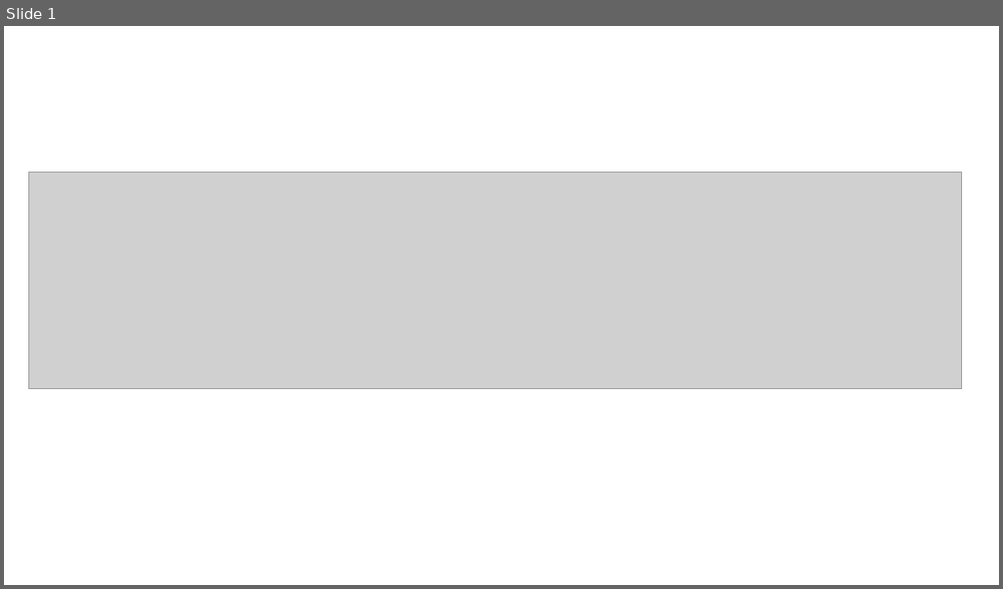
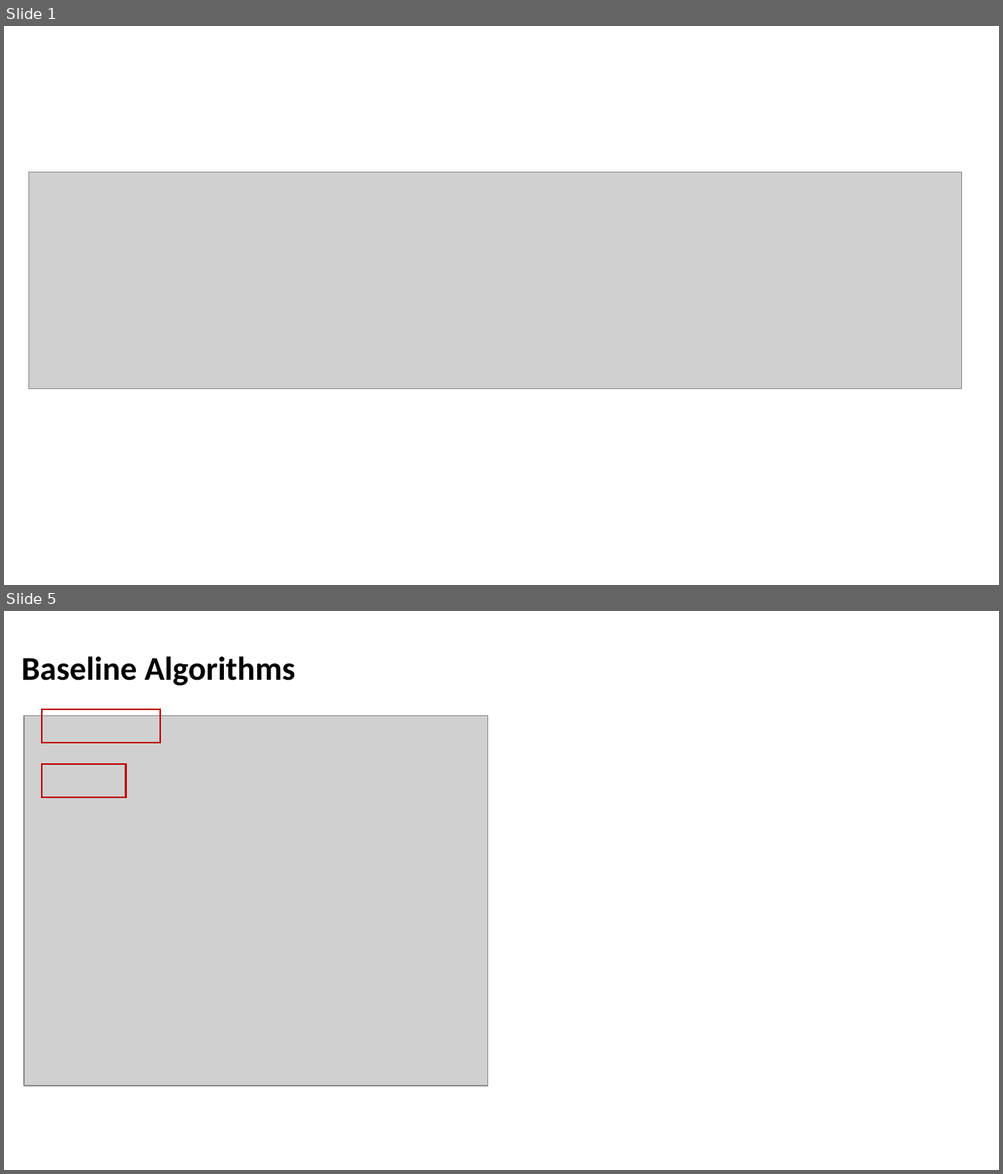
Before and after one commit to Tigerrr07/GNN-tiger, a slide deck: 4_SDNE/SDNEppt.pptx. Shown one above the other, each under a label of ours: slide 1 before the commit, slides 1 and 5 after it; the slides between them are not shown. The pictures are 1003x589 and 1003x1174 pixels, drawn with LibreOffice and Linux fonts; fonts in the diff are those of the drawing; grey boxes stand for pictures. Boxes give left, top, right and bottom in pixels: in the first picture for what was removed or moved away, otherwise in the second. Text is boxed around its words. In the diff, an @@ line names an element or a change of style, - is before the commit and + after.

```diff
--- a/4_SDNE/SDNEppt.pptx
+++ b/4_SDNE/SDNEppt.pptx
@@ slide 5 added at bbox=[4, 611, 999, 1170], background #FFFFFF @@
@@ text added at bbox=[22, 656, 296, 686], 32 pt, text #000000, bold @@
+Baseline Algorithms
@@ picture added at bbox=[24, 715, 488, 1086] @@
@@ rectangle added at bbox=[42, 709, 160, 743], outline #C00000 1.5 pt @@
@@ rectangle added at bbox=[42, 764, 125, 797], outline #C00000 1.5 pt @@
```
Also in this commit, not shown: 1 slide changed, 7 other slides added, 1 slide removed, 2 other files.
